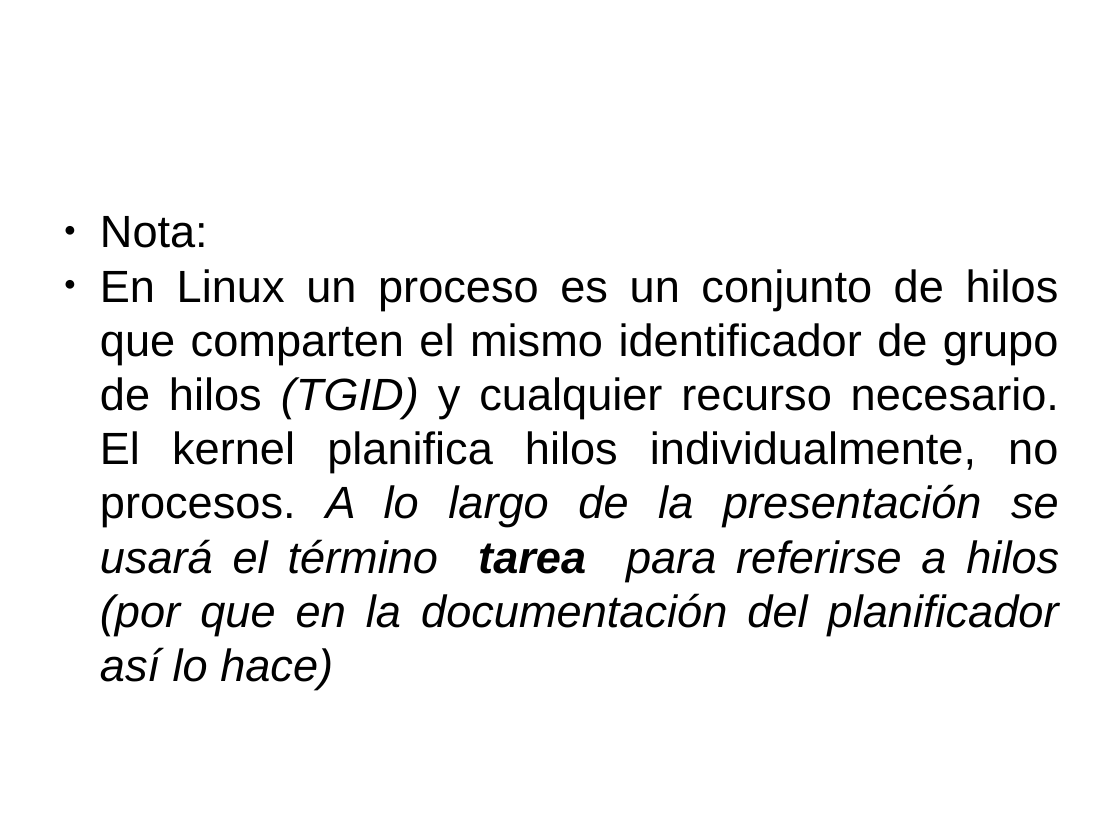
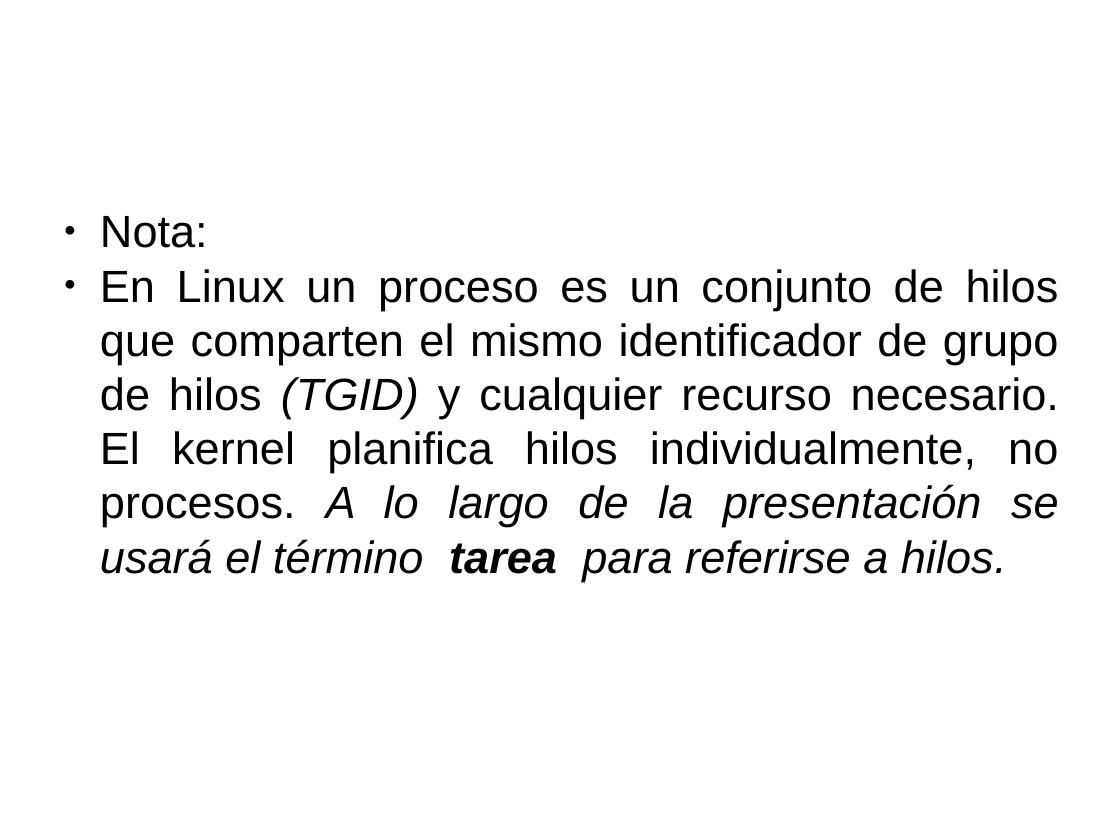
Before and after one commit to gwolf/clase-sistop-2017-01, a slide deck: slide 6 of exposiciones/planificadorCFS/planificadorCFS.pptx. Drawn at 1120x840 pixels with LibreOffice and Linux fonts; fonts in the diff are those of the drawing; background and template pictures are left out. Boxes give left, top, right and bottom in pixels: in the first picture for what was removed or moved away, otherwise in the second. Text is boxed around its words. In the diff, an @@ line names an element or a change of style, - is before the commit and + after.

```diff
--- a/exposiciones/planificadorCFS/planificadorCFS.pptx
+++ b/exposiciones/planificadorCFS/planificadorCFS.pptx
@@ text at bbox=[100, 269, 1059, 581]: text changed @@
-● En Linux un proceso es un conjunto de hilos que comparten el mismo identificador de grupo de hilos (TGID) y cualquier recurso necesario. El kernel planifica hilos individualmente, no procesos. A lo largo de la presentación se usará el término tarea para referirse a hilos (por que en la documentación del planificador así lo hace)
+● En Linux un proceso es un conjunto de hilos que comparten el mismo identificador de grupo de hilos (TGID) y cualquier recurso necesario. El kernel planifica hilos individualmente, no procesos. A lo largo de la presentación se usará el término tarea para referirse a hilos.
```
Also in this commit, not shown: 17 other slides changed.
